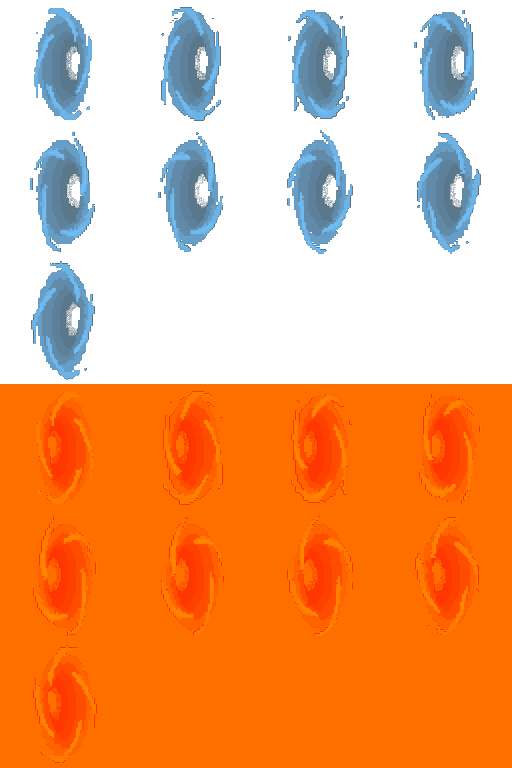
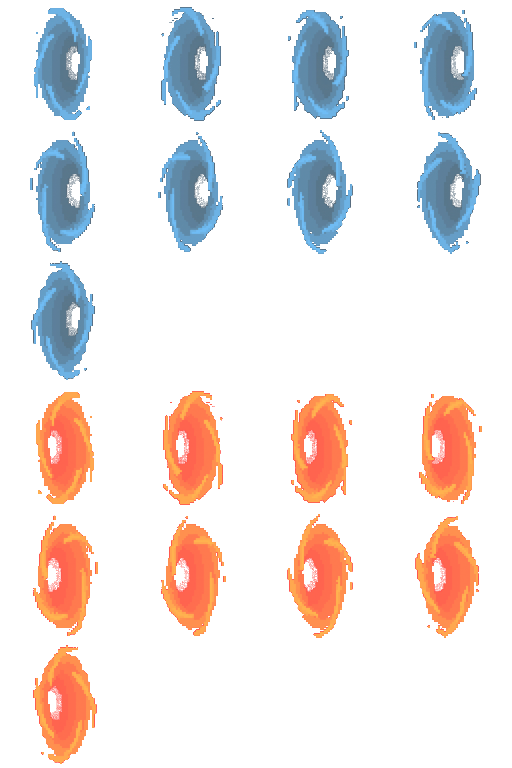
Two versions of the same layered image (512x768). Layer-by-layer changes:
removed group "Layer Group" (2 layers) over <box>0,384,512,768</box>
removed layer "Layer #1" (was vivid light) from group "Layer Group" over <box>0,384,512,768</box>
removed layer "Layer copy #8" (was 69%) from group "Layer Group" over <box>33,391,482,764</box>
added layer "Layer copy #1" above "Layer copy" over <box>287,384,482,638</box>
added layer "Layer copy" above "Layer" over <box>158,384,226,636</box>
"Layer": opacity 69% → 100%, painted on it over <box>30,384,481,764</box>